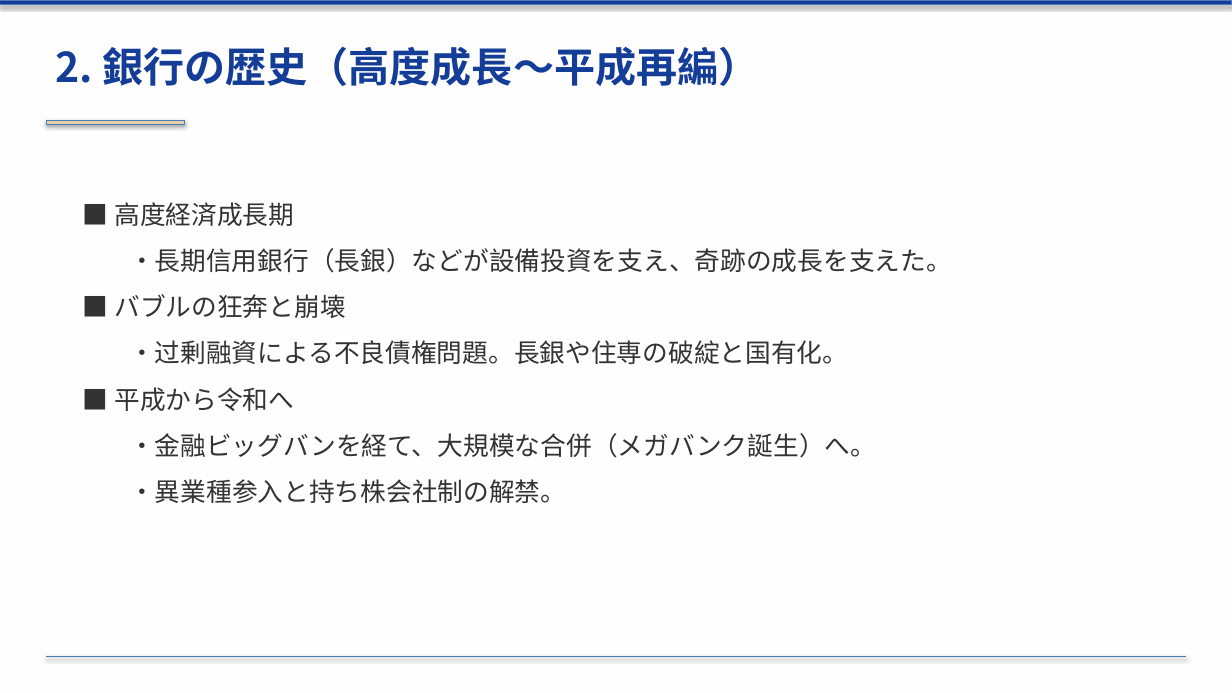
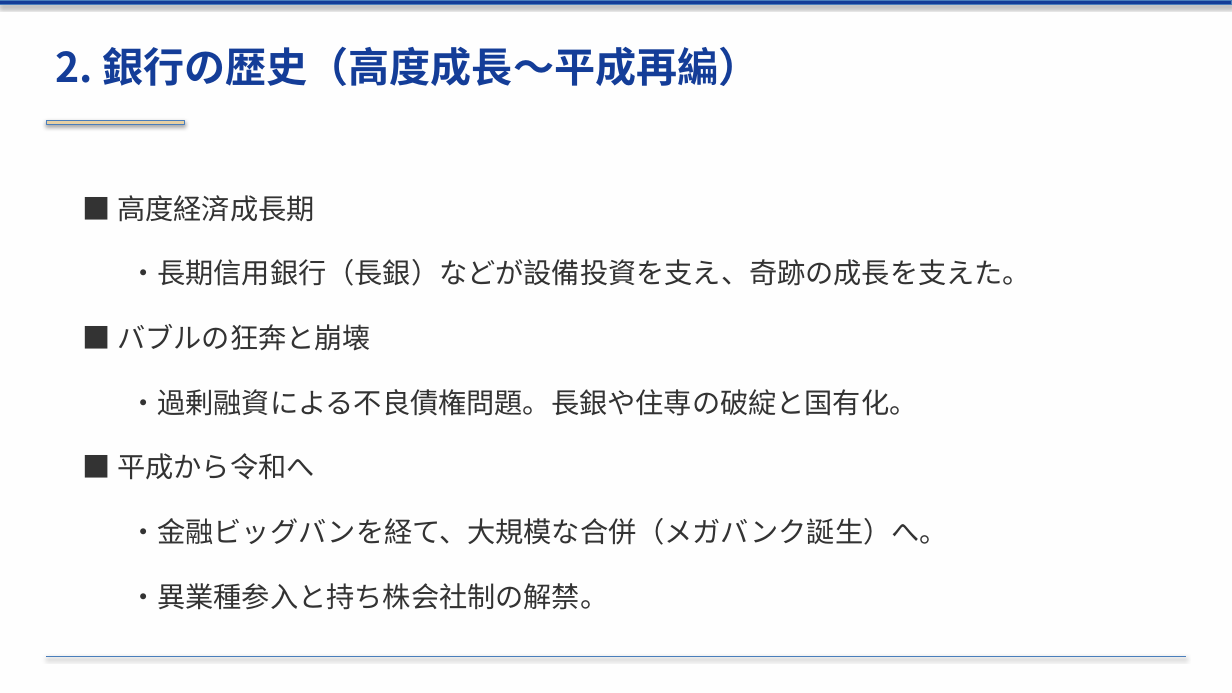
Before and after one commit to xilicrysta/bank-pptx, a slide deck: slide 8 of bank_industry_presentation.pptx. Drawn at 1232x693 pixels with LibreOffice and Linux fonts; fonts in the diff are those of the drawing. Boxes give left, top, right and bottom in pixels: in the first picture for what was removed or moved away, otherwise in the second. Text is boxed around its words. In the diff, an @@ line names an element or a change of style, - is before the commit and + after.

Commit message:
Fix content slide layout: vertical centering, increased font size and spacing

```diff
--- a/bank_industry_presentation.pptx
+++ b/bank_industry_presentation.pptx
@@ text "■ 高度経済成長期": place and size @@
-text "■ 高度経済成長期" at (114, 202, 952, 503)
+text "■ 高度経済成長期" at (117, 195, 1031, 610)
@@ text "■ 高度経済成長期" at (117, 195, 1031, 610): vertical alignment top to middle @@
@@ text at (117, 195, 1031, 610): size 20 to 22 pt in "■ 高度経済成長期", "・長期信用銀行（長銀）などが設備投資を支え、奇跡の成長を支えた。", "■ バブルの狂奔と崩壊", "■ 平成から令和へ" and 2 more places; more space between paragraphs @@
@@ text at (129, 389, 917, 416): text changed; size 20 to 22 pt @@
-  ・过剰融資による不良債権問題。長銀や住専の破綻と国有化。
+  ・過剰融資による不良債権問題。長銀や住専の破綻と国有化。
```
Also in this commit, not shown: 11 other slides changed, 1 other file.
